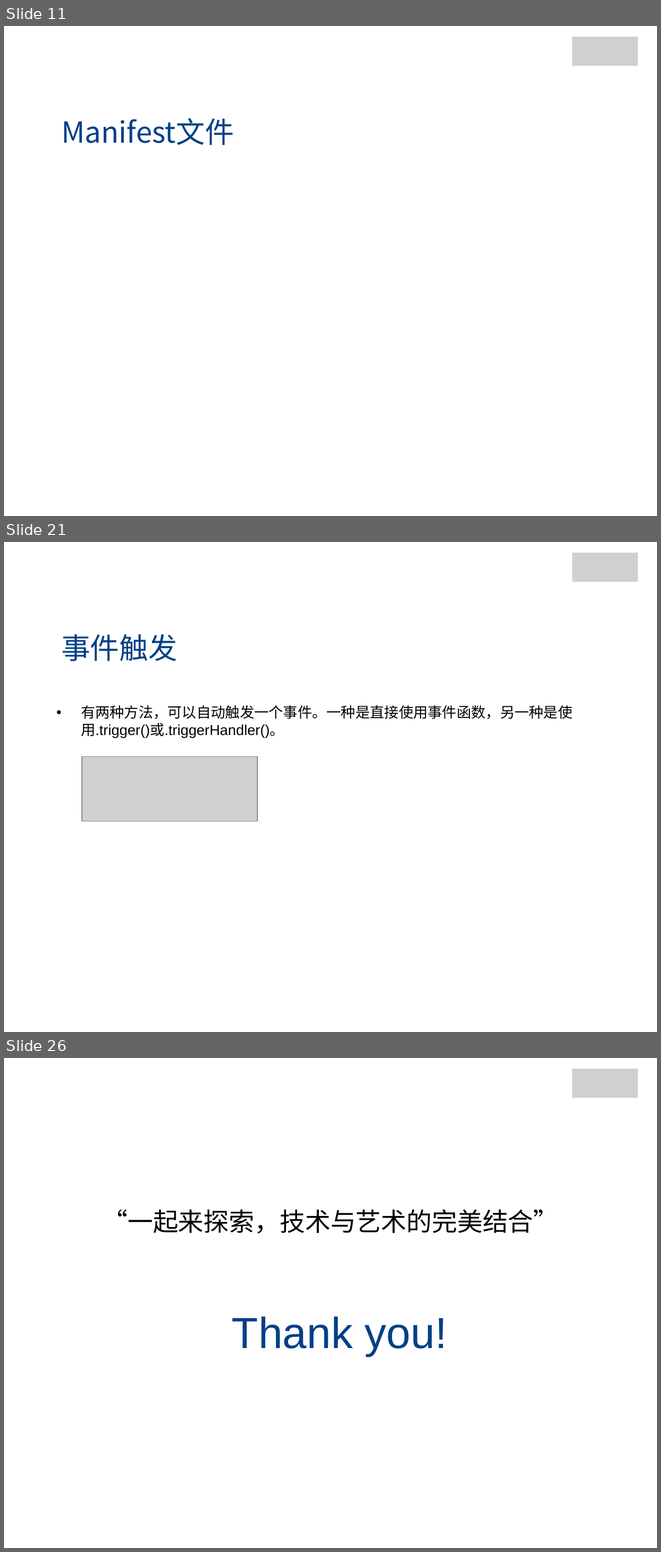
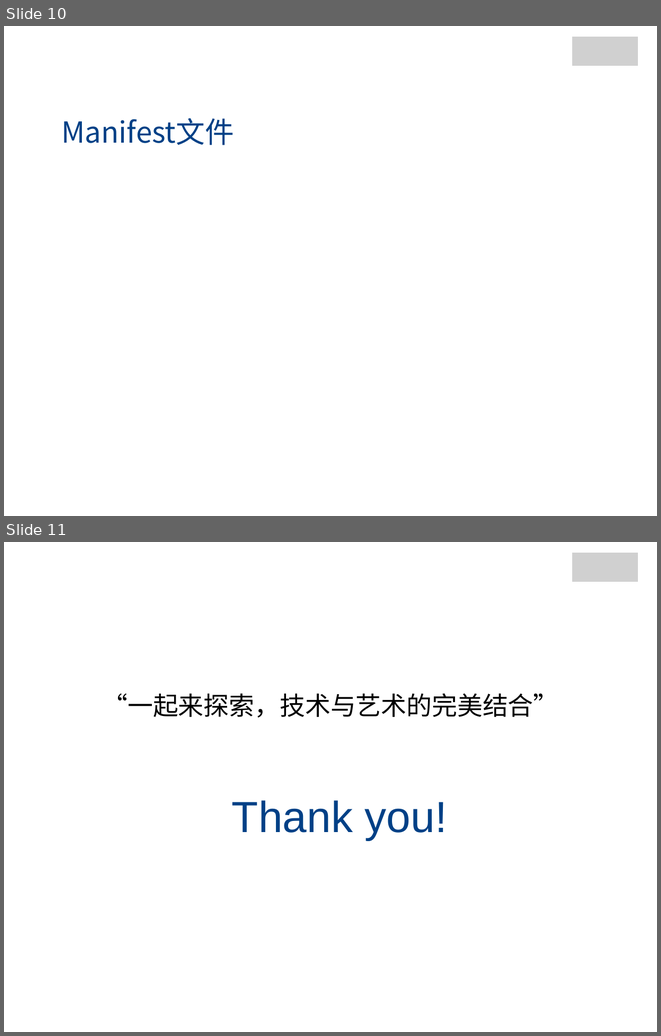
Before and after one commit to jianganglu/share-web-storage, a slide deck: Web存储.pptx. Shown one above the other, each under a label of ours: slides 11, 21 and 26 before the commit, slides 10 and 11 after it; the slides between them are not shown. The pictures are 661x1552 and 661x1036 pixels, drawn with LibreOffice and Linux fonts; fonts in the diff are those of the drawing; grey boxes stand for pictures; background and template pictures are left out. Boxes give left, top, right and bottom in pixels: in the first picture for what was removed or moved away, otherwise in the second. Text is boxed around its words. In the diff, an @@ line names an element or a change of style, - is before the commit and + after.

```diff
--- a/Web存储.pptx
+++ b/Web存储.pptx
@@ slide 21 removed at [4, 542, 657, 1032], background picture (left out) @@
@@ rectangle removed at [15, 545, 120, 584] @@
@@ group removed at [567, 545, 648, 587]: 4 rectangles, 1 picture @@
@@ text removed at [61, 634, 177, 661] @@
-事件触发
@@ text removed at [81, 705, 572, 738] @@
-• 有两种方法，可以自动触发一个事件。一种是直接使用事件函数，另一种是使用.trigger()或.triggerHandler()。
@@ picture removed at [82, 757, 257, 821] @@
@@ what was slide 11 is now slide 10 @@
@@ what was slide 26 is now slide 11 @@
```
Also in this commit, not shown: 14 other slides removed, 4 other files.
